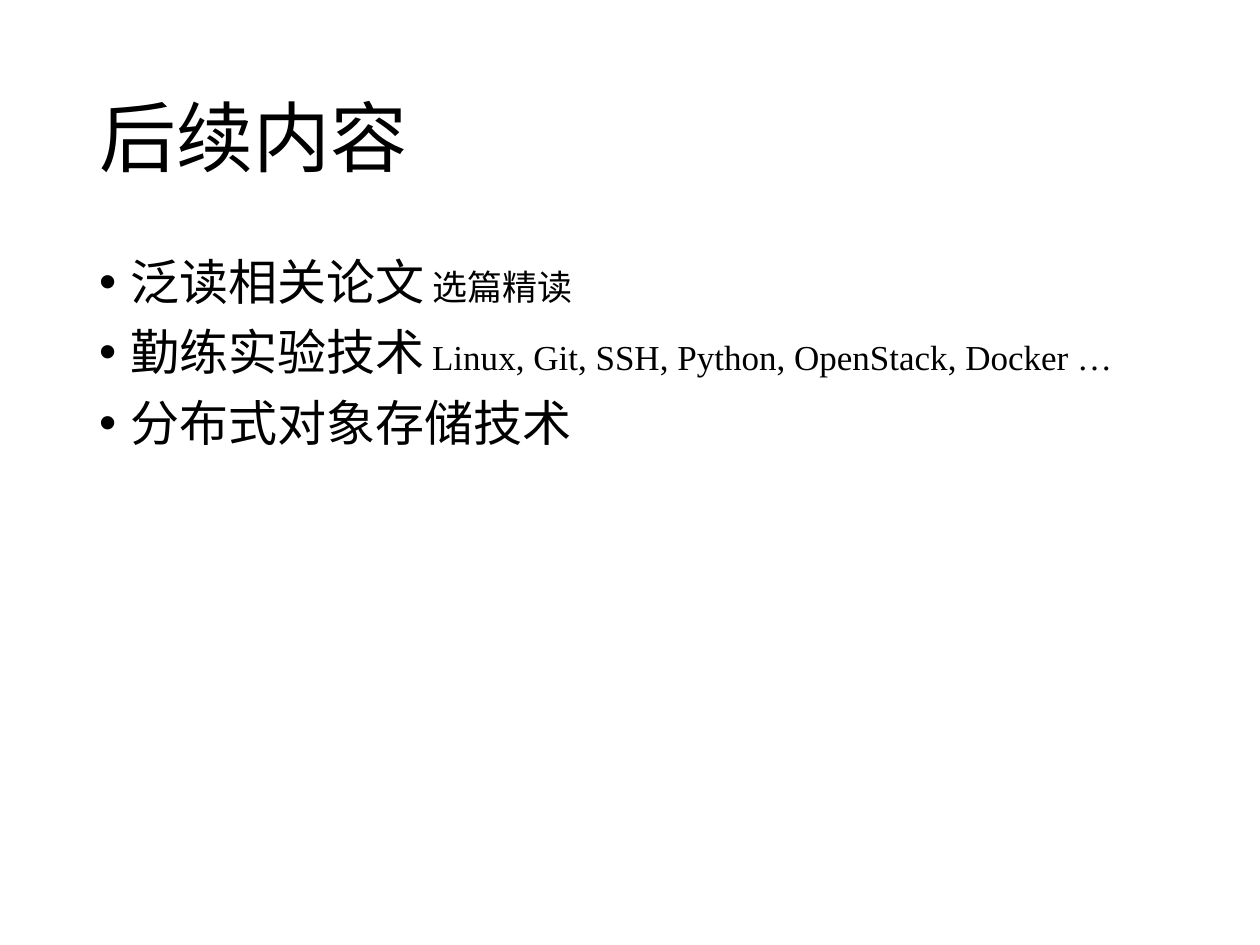
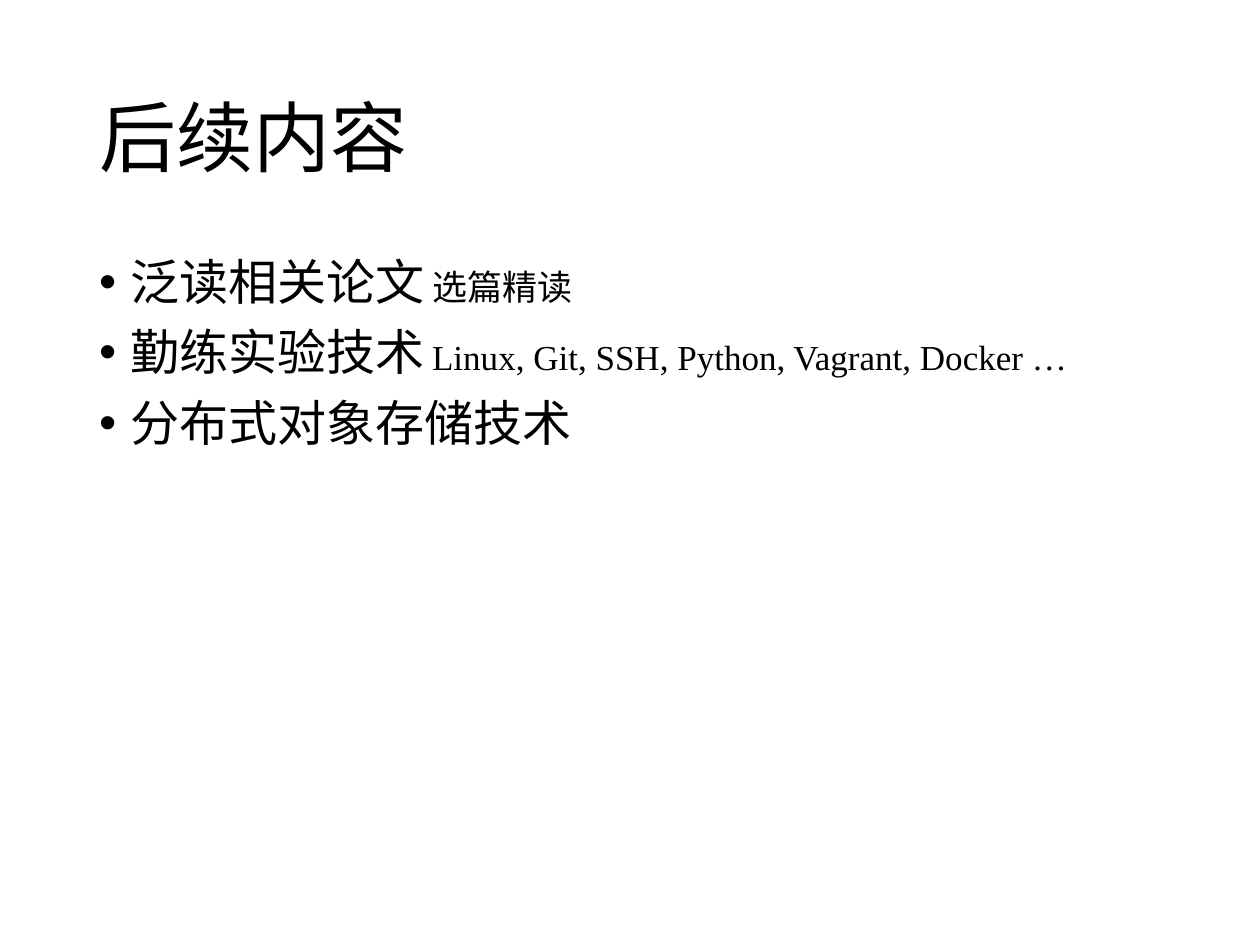
Before and after one commit to cs-course/data-center-course, a slide deck: slide 8 of data-center-2017-c06.pptx. Drawn at 1260x945 pixels with LibreOffice and Linux fonts; fonts in the diff are those of the drawing. Boxes give left, top, right and bottom in pixels: in the first picture for what was removed or moved away, otherwise in the second. Text is boxed around its words. In the diff, an @@ line names an element or a change of style, - is before the commit and + after.

```diff
--- a/data-center-2017-c06.pptx
+++ b/data-center-2017-c06.pptx
@@ text at [131,328,1023,377]: text changed @@
-• 勤练实验技术 Linux, Git, SSH, Python, OpenStack, Docker …
+• 勤练实验技术 Linux, Git, SSH, Python, Vagrant, Docker …
```
Also in this commit, not shown: 2 other slides changed.
